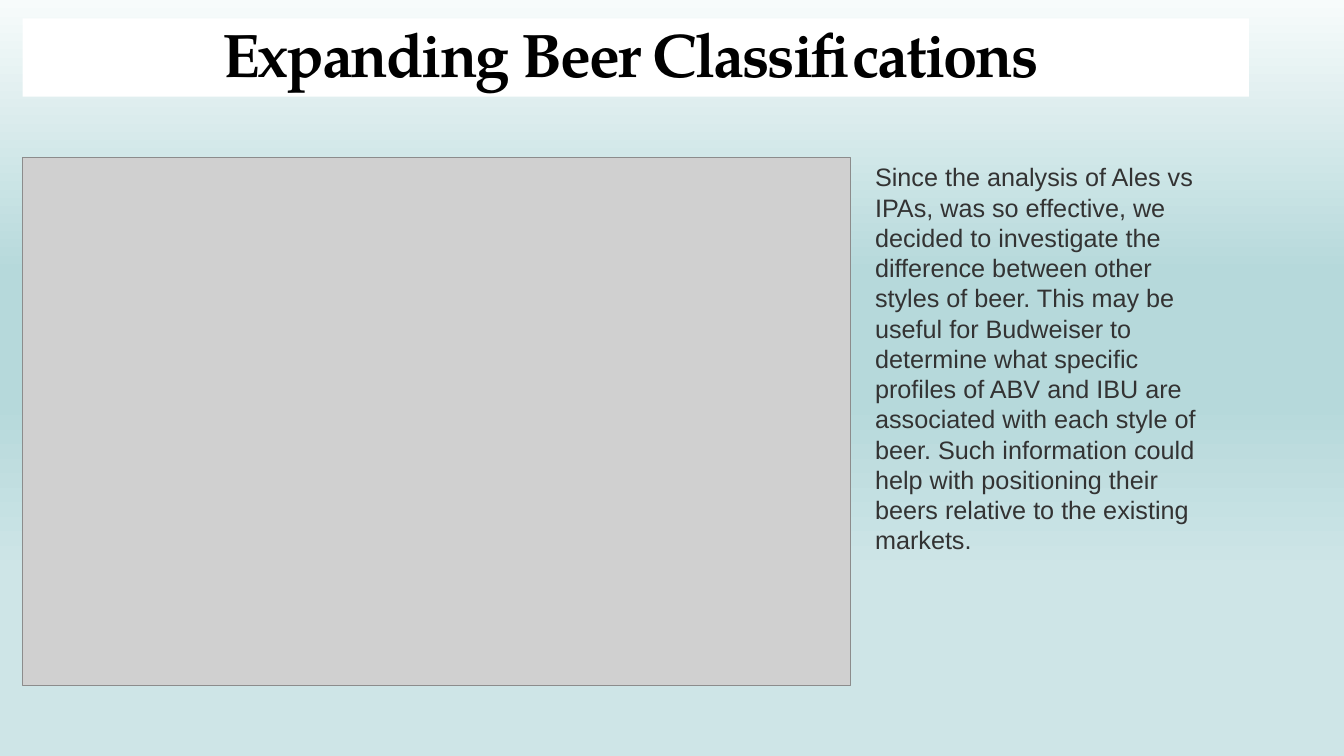
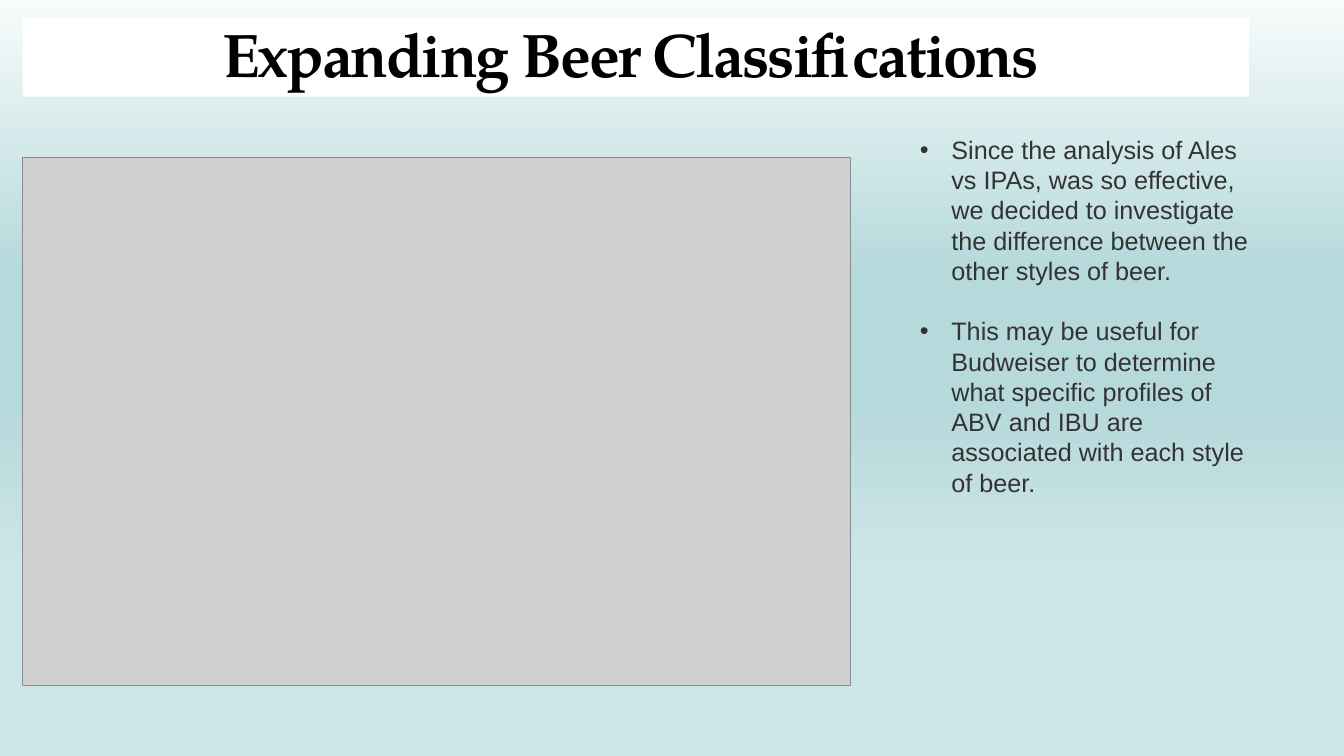
Before and after one commit to NickSager/MSDS_6306_Project1, a slide deck: slide 11 of Group4_CaseStudy1.pptx. Drawn at 1344x756 pixels with LibreOffice and Linux fonts; fonts in the diff are those of the drawing; grey boxes stand for pictures. Boxes give left, top, right and bottom in pixels: in the first picture for what was removed or moved away, otherwise in the second. Text is boxed around its words. In the diff, an @@ line names an element or a change of style, - is before the commit and + after.

```diff
--- a/Group4_CaseStudy1.pptx
+++ b/Group4_CaseStudy1.pptx
@@ text at (951,140,1248,492): text changed @@
-Since the analysis of Ales vs IPAs, was so effective, we decided to investigate the difference between other styles of beer. This may be useful for Budweiser to determine what specific profiles of ABV and IBU are associated with each style of beer. Such information could help with positioning their beers relative to the existing markets.
+• Since the analysis of Ales vs IPAs, was so effective, we decided to investigate the difference between the other styles of beer.
+• This may be useful for Budweiser to determine what specific profiles of ABV and IBU are associated with each style of beer.
```
Also in this commit, not shown: 8 other slides changed.
